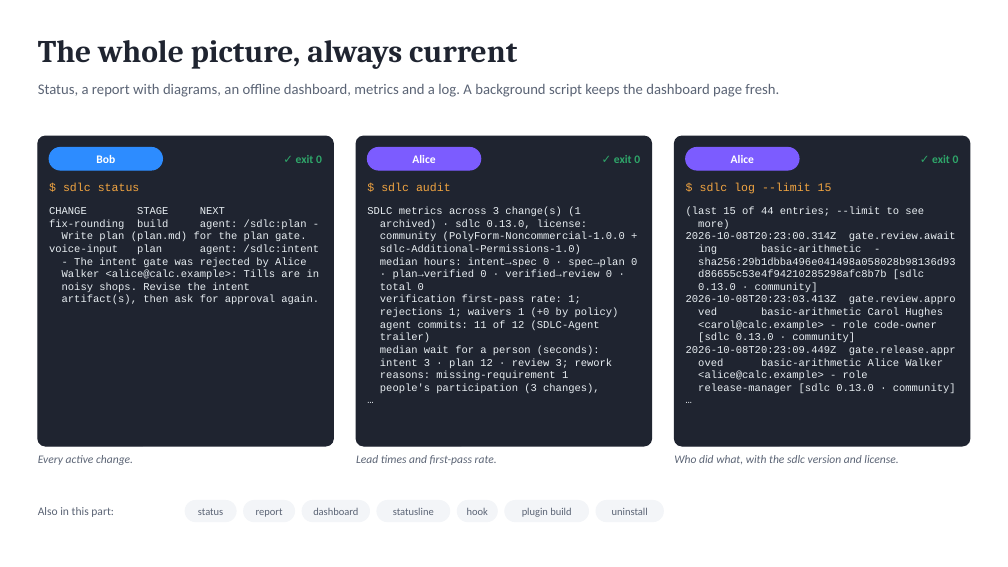
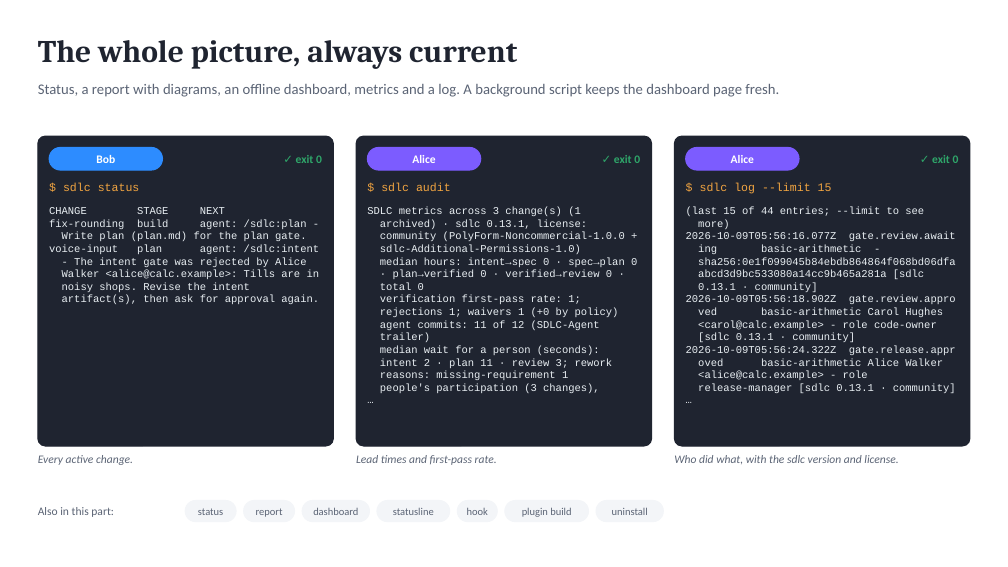
Before and after one commit to marin-ai-tech/sdlc, a slide deck: slide 18 of docs/demo/sdlc-calculator-demo.en.pptx. Drawn at 1008x567 pixels with LibreOffice and Linux fonts; fonts in the diff are those of the drawing. Boxes give left, top, right and bottom in pixels: in the first picture for what was removed or moved away, otherwise in the second. Text is boxed around its words. In the diff, an @@ line names an element or a change of style, - is before the commit and + after.

Commit message:
feat: the team's MCP servers in Cursor (0.13.1)
- sdlc update lays the team's MCP registry (mcp.servers) out into
  .cursor/mcp.json too: stdio as { command, args, env }, http as
  { url, headers }, secrets as Cursor's ${env:VAR}, next to the sdlc
  server; servers added by hand stay.

```diff
--- a/docs/demo/sdlc-calculator-demo.en.pptx
+++ b/docs/demo/sdlc-calculator-demo.en.pptx
@@ text at [380, 220, 587, 229]: text changed @@
-archived) · sdlc 0.13.0, license:
+archived) · sdlc 0.13.1, license:
@@ text at [686, 232, 956, 241]: text changed @@
-2026-10-08T20:23:00.314Z gate.review.await
+2026-10-09T05:56:16.077Z gate.review.await
@@ text at [686, 257, 956, 304]: text changed @@
-sha256:29b1dbba496e041498a058028b98136d93
-d86655c53e4f94210285298afc8b7b [sdlc
-0.13.0 · community]
-2026-10-08T20:23:03.413Z gate.review.appro
+sha256:0e1f099045b84ebdb864864f068bd06dfa
+abcd3d9bc533080a14cc9b465a281a [sdlc
+0.13.1 · community]
+2026-10-09T05:56:18.902Z gate.review.appro
@@ text at [380, 358, 613, 368]: text changed @@
-intent 3 · plan 12 · review 3; rework
+intent 2 · plan 11 · review 3; rework
@@ text at [686, 333, 956, 355]: text changed @@
-[sdlc 0.13.0 · community]
-2026-10-08T20:23:09.449Z gate.release.appr
+[sdlc 0.13.1 · community]
+2026-10-09T05:56:24.322Z gate.release.appr
@@ text at [698, 384, 956, 393]: text changed @@
-release-manager [sdlc 0.13.0 · community]
+release-manager [sdlc 0.13.1 · community]
```
Also in this commit, not shown: 4 other slides changed, 37 other files.
